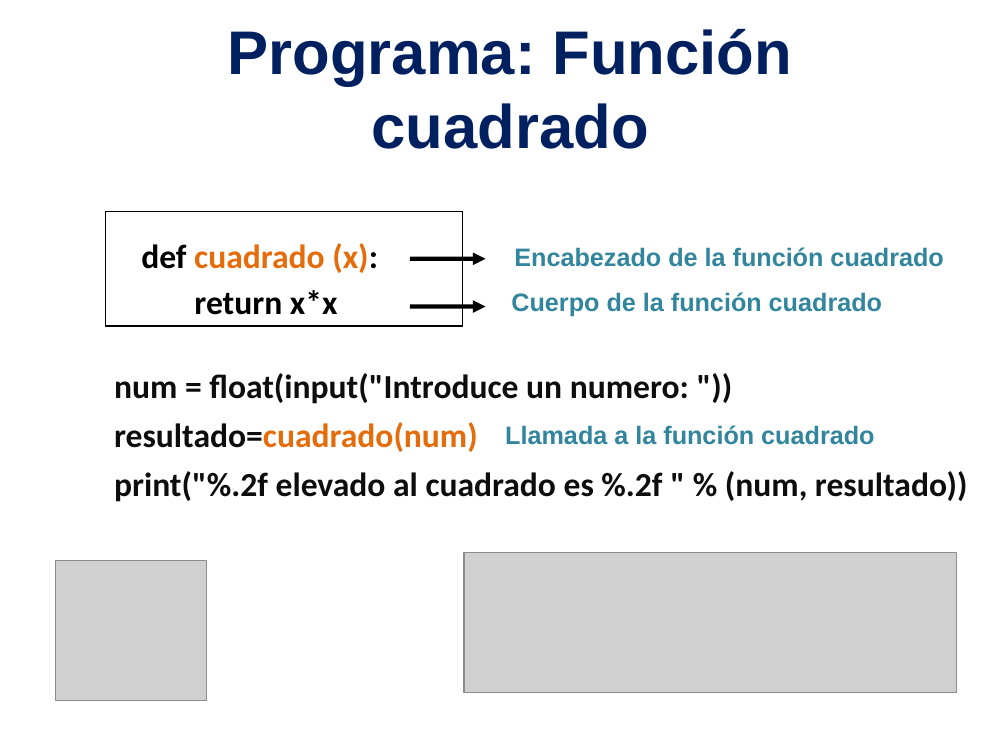
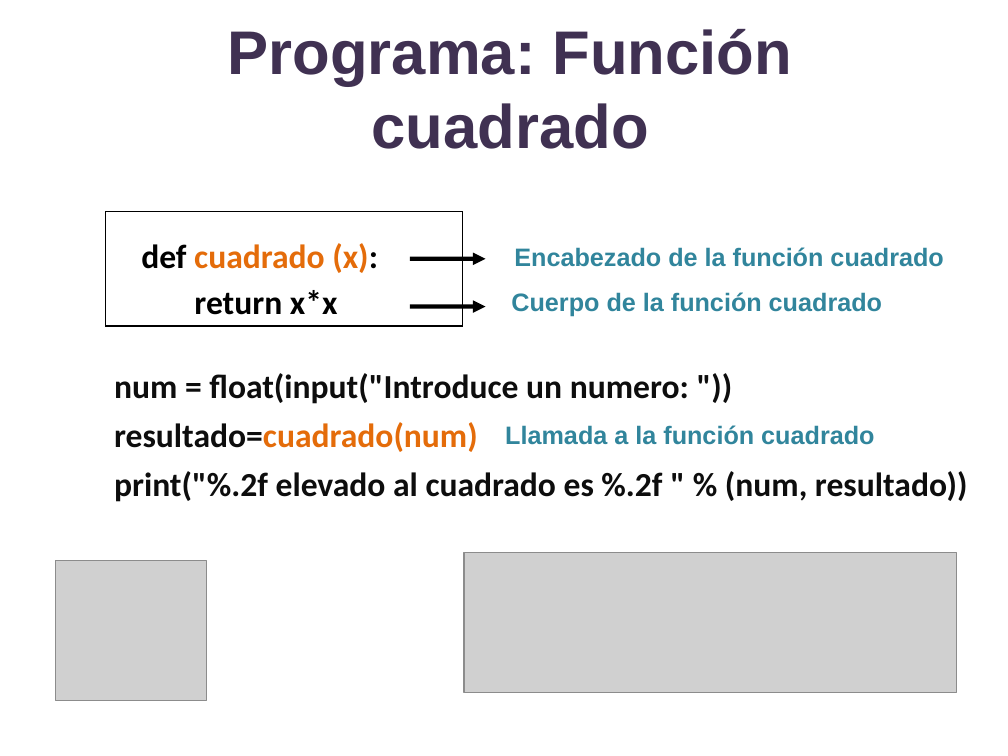
Before and after one commit to lizetheP/PensamientoC, a slide deck: slide 17 of Calendario2022/presentaciones/6_Funciones.pptx. Drawn at 1008x756 pixels with LibreOffice and Linux fonts; fonts in the diff are those of the drawing; grey boxes stand for pictures. Boxes give left, top, right and bottom in pixels: in the first picture for what was removed or moved away, otherwise in the second. Text is boxed around its words. In the diff, an @@ line names an element or a change of style, - is before the commit and + after.

```diff
--- a/Calendario2022/presentaciones/6_Funciones.pptx
+++ b/Calendario2022/presentaciones/6_Funciones.pptx
@@ text "Programa: Función cuadrado" at box(228, 29, 792, 149): text colour #002060 to #403152 @@
```
Also in this commit, not shown: 6 other slides changed, 5 other files.
